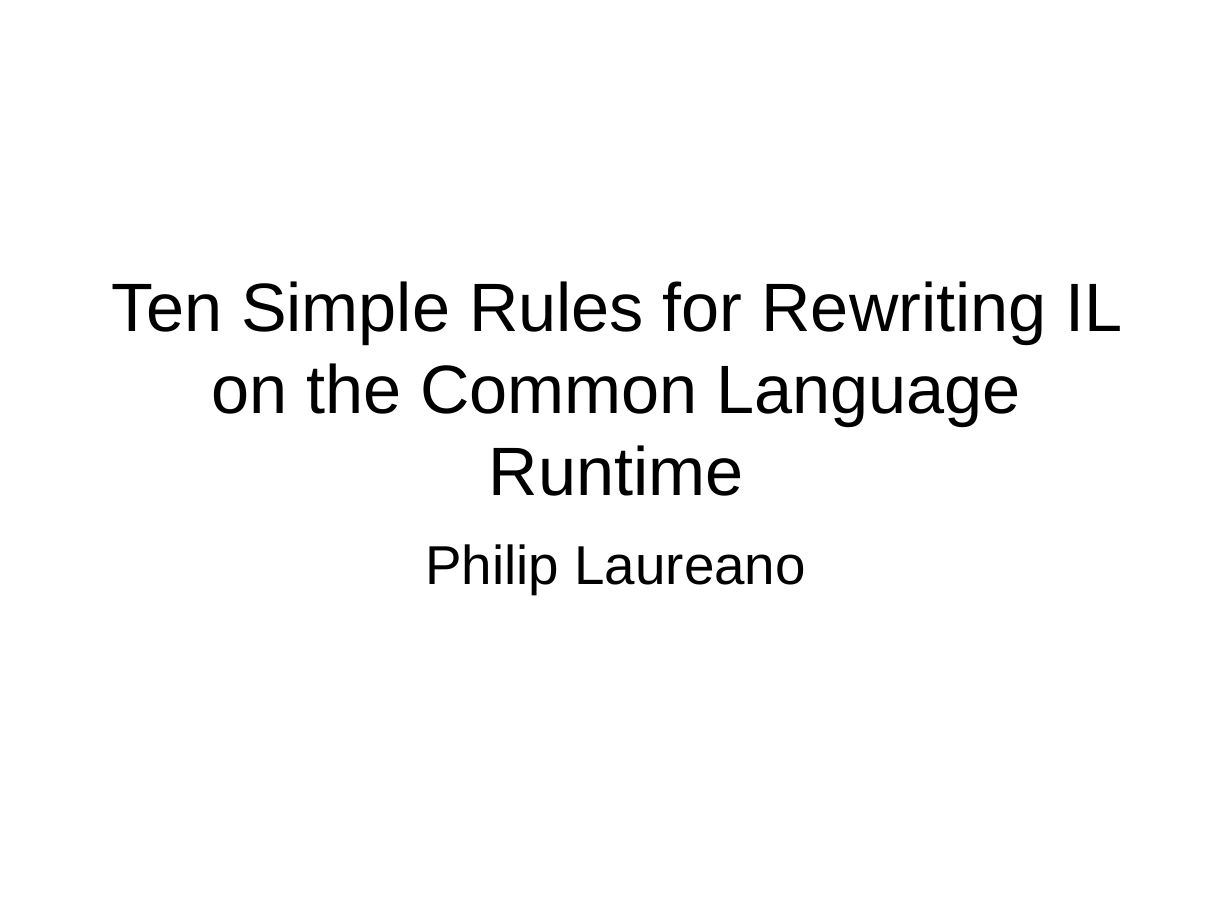
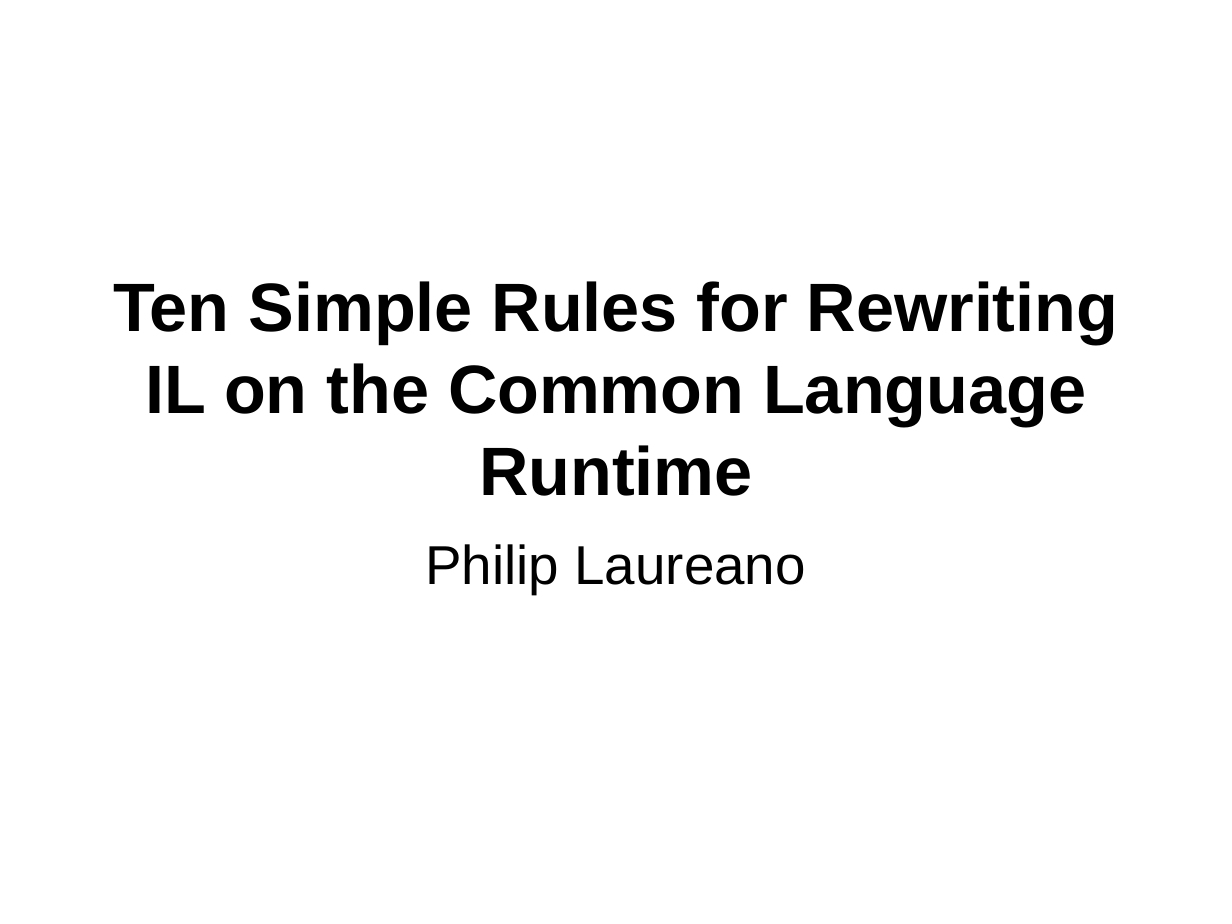
Before and after one commit to philiplaureano/ILRewritingTalk, a slide deck: slide 1 of Ten Simple Rules for Rewriting IL.ppt. Drawn at 1232x924 pixels with LibreOffice and Linux fonts; fonts in the diff are those of the drawing. Boxes give left, top, right and bottom in pixels: in the first picture for what was removed or moved away, otherwise in the second. Text is boxed around its words. In the diff, an @@ line names an element or a change of style, - is before the commit and + after.

```diff
--- a/Ten Simple Rules for Rewriting IL.ppt
+++ b/Ten Simple Rules for Rewriting IL.ppt
@@ title "Ten Simple Rules for Rewriting ..." at box(113, 281, 1118, 496): bold on @@
```
Also in this commit, not shown: 2 other slides changed, 7 slides added.
